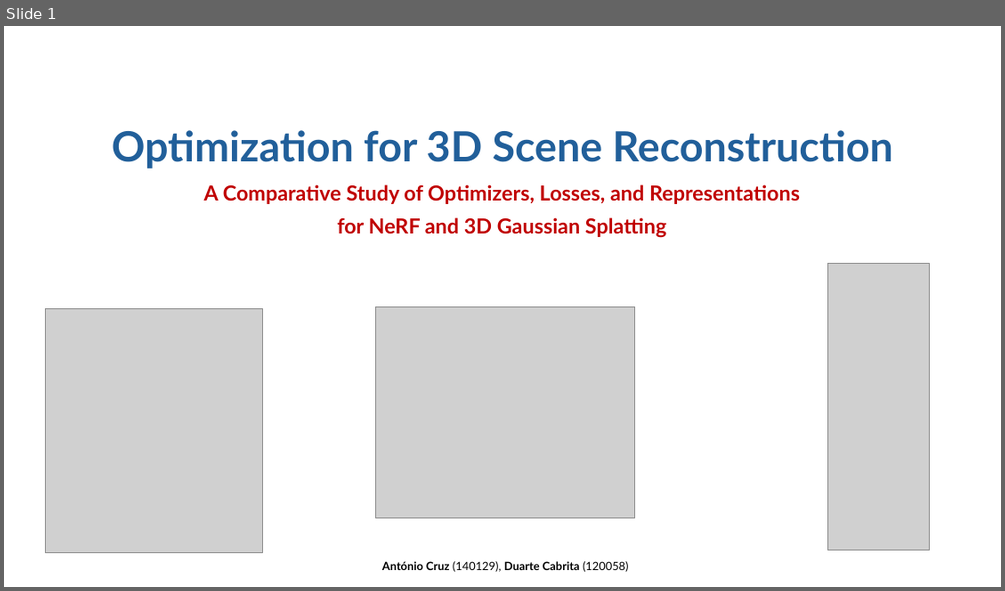
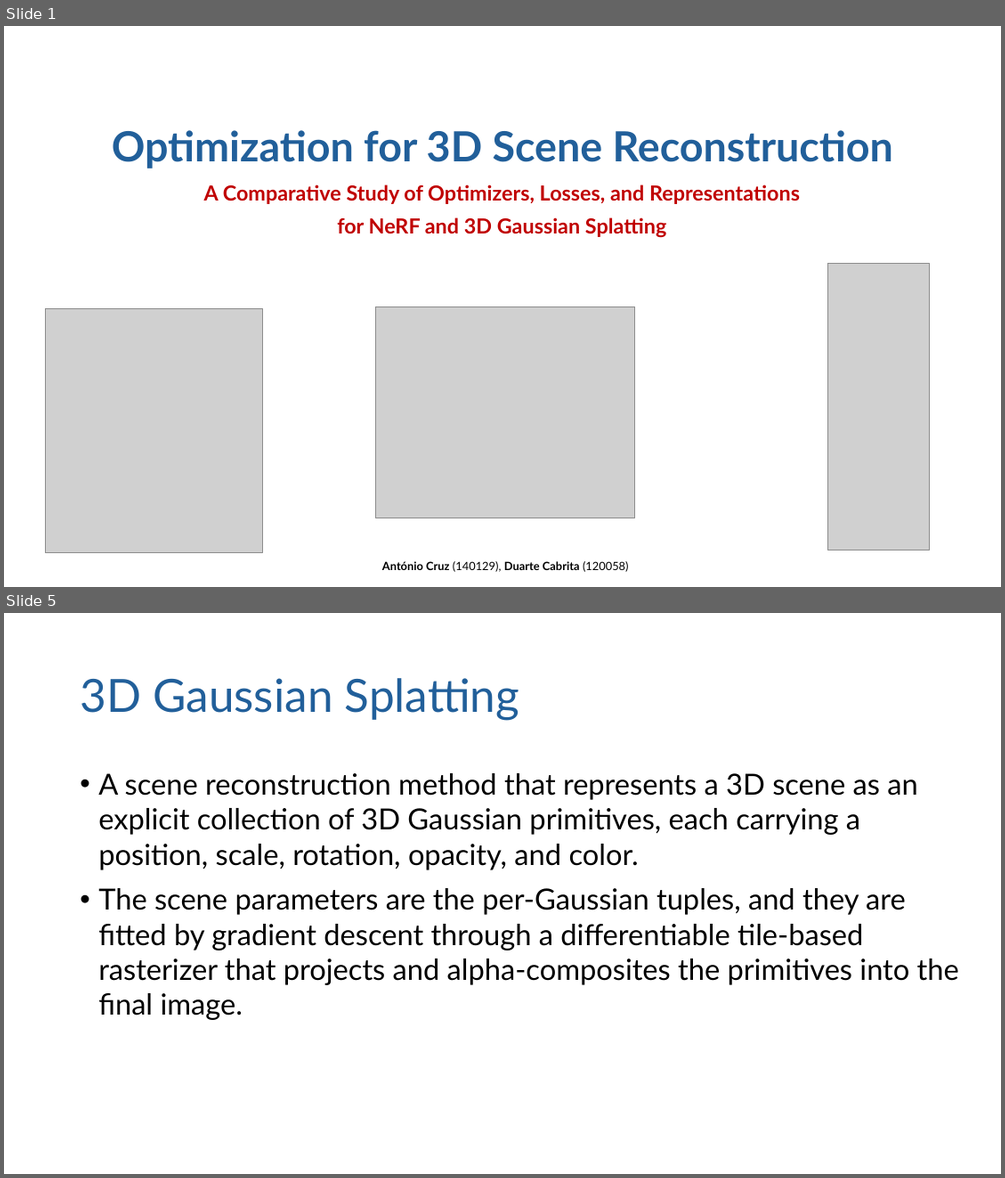
Before and after one commit to logus2k/co, a slide deck: documents/project_presentation.pptx. Shown one above the other, each under a label of ours: slide 1 before the commit, slides 1 and 5 after it; the slides between them are not shown. The pictures are 1005x591 and 1005x1178 pixels, drawn with LibreOffice and Linux fonts; fonts in the diff are those of the drawing; grey boxes stand for pictures; background and template pictures are left out. Boxes give left, top, right and bottom in pixels: in the first picture for what was removed or moved away, otherwise in the second. Text is boxed around its words. In the diff, an @@ line names an element or a change of style, - is before the commit and + after.

Commit message:
Presentation update

```diff
--- a/documents/project_presentation.pptx
+++ b/documents/project_presentation.pptx
@@ slide 5 added at <box>4,613,1001,1174</box>, background #FFFFFF @@
@@ title added at <box>80,678,519,720</box>, 44 pt, text #215F9A @@
+3D Gaussian Splatting
@@ text added at <box>98,773,959,1020</box>, 28 pt, text #000000 @@
+• A scene reconstruction method that represents a 3D scene as an explicit collection of 3D Gaussian primitives, each carrying a position, scale, rotation, opacity, and color.
+• The scene parameters are the per-Gaussian tuples, and they are fitted by gradient descent through a differentiable tile-based rasterizer that projects and alpha-composites the primitives into the final image.
```
Also in this commit, not shown: 4 slides changed, 3 other slides added.
